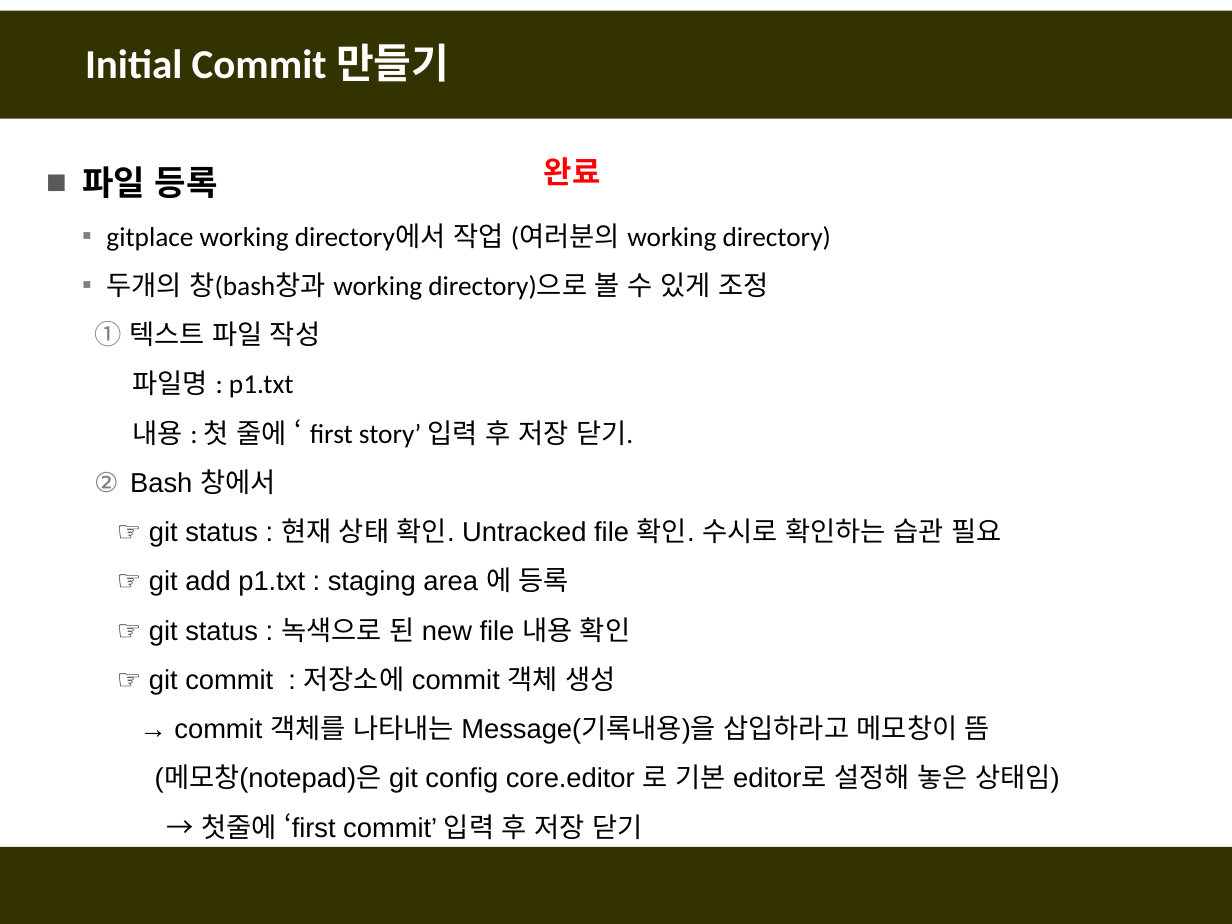
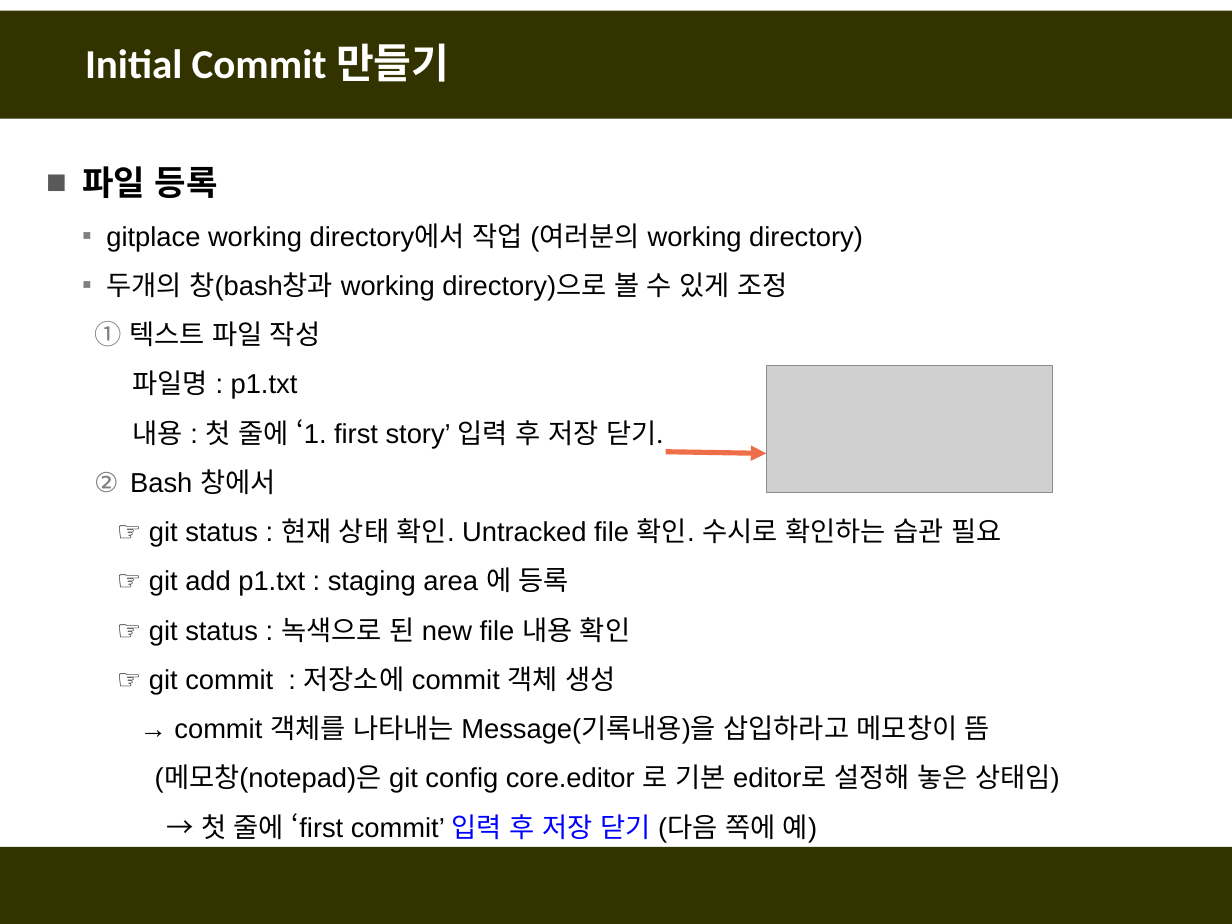
Before and after one commit to fasthill/github-lecture, a slide deck: slide 14 of git및github첫걸음.pptx. Drawn at 1232x924 pixels with LibreOffice and Linux fonts; fonts in the diff are those of the drawing; grey boxes stand for pictures. Boxes give left, top, right and bottom in pixels: in the first picture for what was removed or moved away, otherwise in the second. Text is boxed around its words. In the diff, an @@ line names an element or a change of style, - is before the commit and + after.

```diff
--- a/git및github첫걸음.pptx
+++ b/git및github첫걸음.pptx
@@ text removed at <box>544,157,601,186</box> @@
-완료
@@ text at <box>106,223,863,399</box>: font Calibri to Arial in "gitplace working directory에서 작업 (여러분의 working directory)", "두개의 창(bash창과 working directory)으로 볼 수 있게 ...", ": p1.txt" @@
@@ picture added at <box>766,366,1052,493</box> @@
@@ text at <box>132,419,663,448</box>: text changed; font Calibri to Arial @@
-  내용 : 첫 줄에 ‘ first story’ 입력 후 저장 닫기.
+  내용 : 첫 줄에 ‘1. first story’ 입력 후 저장 닫기.
@@ arrow added from (665, 452) to (766, 453), #EE6E4A 3 pt @@
@@ text at <box>201,813,817,843</box>: text changed @@
-  → 첫줄에 ‘first commit’ 입력 후 저장 닫기
+  → 첫 줄에 ‘first commit’ 입력 후 저장 닫기 (다음 쪽에 예)
```
Also in this commit, not shown: 25 other slides changed, 19 slides added, 1 slide removed.
